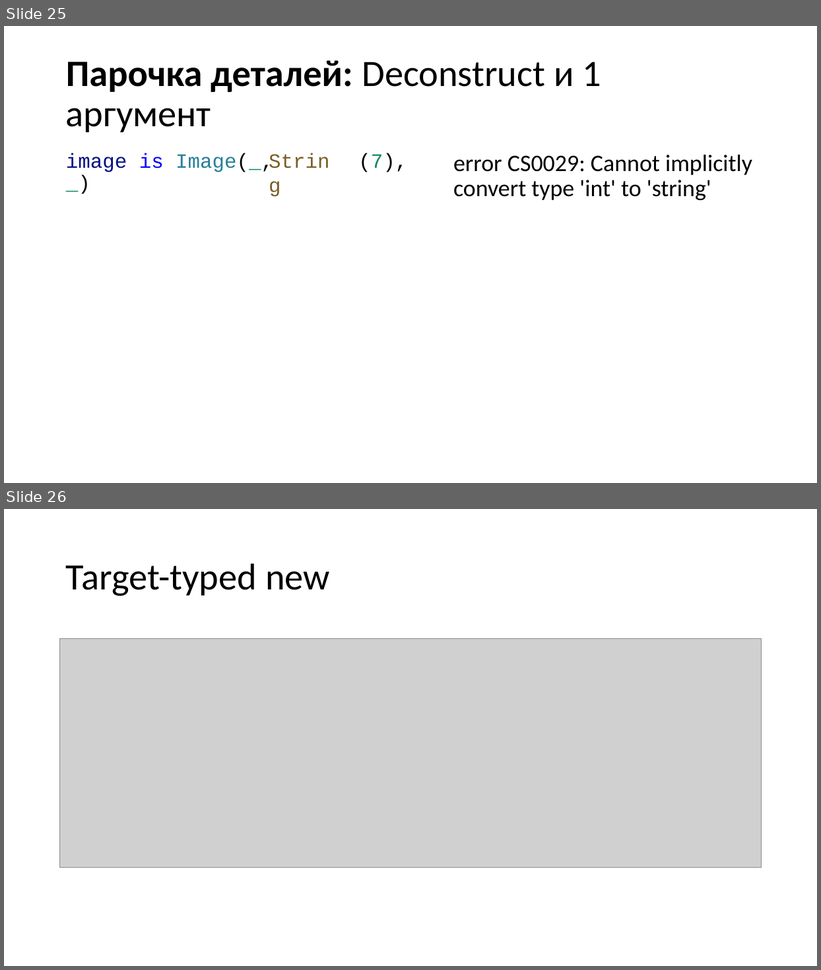
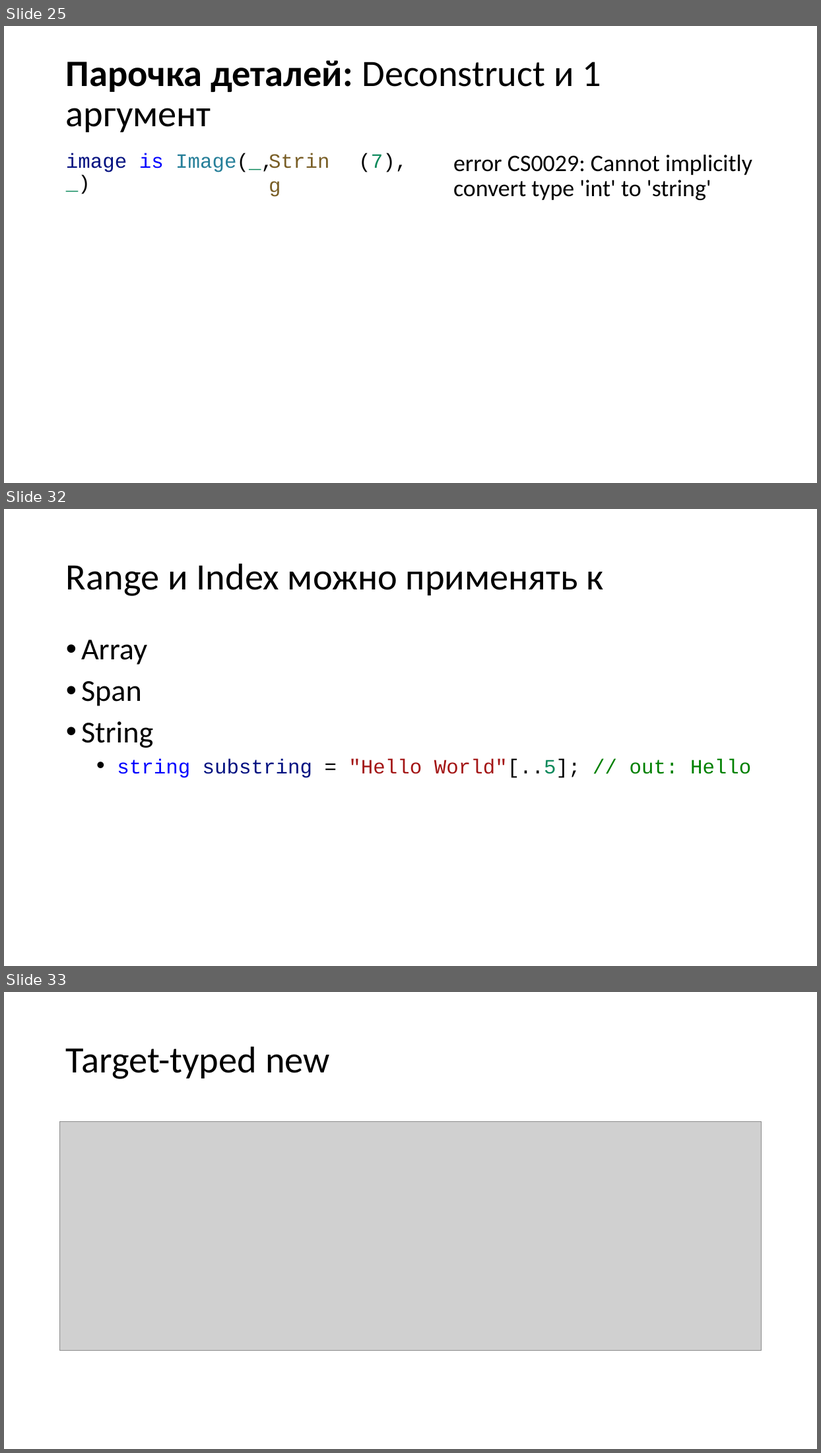
Before and after one commit to kugushev/presentations, a slide deck: Presentation.pptx. Shown one above the other, each under a label of ours: slides 25 and 26 before the commit, slides 25, 32 and 33 after it; the slides between them are not shown. The pictures are 821x970 and 821x1453 pixels, drawn with LibreOffice and Linux fonts; fonts in the diff are those of the drawing; grey boxes stand for pictures. Boxes give left, top, right and bottom in pixels: in the first picture for what was removed or moved away, otherwise in the second. Text is boxed around its words. In the diff, an @@ line names an element or a change of style, - is before the commit and + after.

Commit message:
add ranges

```diff
--- a/Presentation.pptx
+++ b/Presentation.pptx
@@ slide 32 added at (4,509,817,966), background #FFFFFF @@
@@ title added at (66,563,604,596), 44 pt, text #000000 @@
+Range и Index можно применять к
@@ text added at (81,640,751,778), 24 pt, text #000000 @@
+• Array
+• Span
+• String
+  • string substring = "Hello World"[..5]; // out: Hello
@@ what was slide 26 is now slide 33 @@
```
Also in this commit, not shown: 1 slide changed, 6 other slides added, 1 slide removed, 2 other files.
